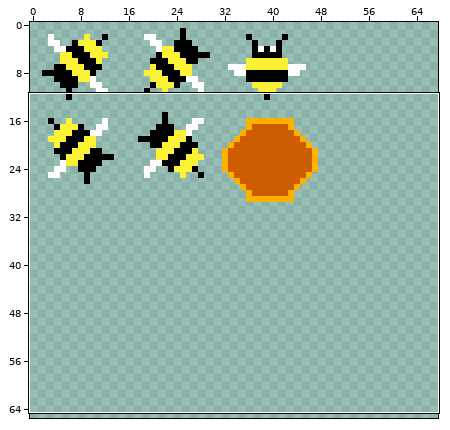
Pixel-art file: assets/overlay_tilemap.aseprite. The picture above shows the old version from afar; the outline marks the close-up.
Close-up. As it was:
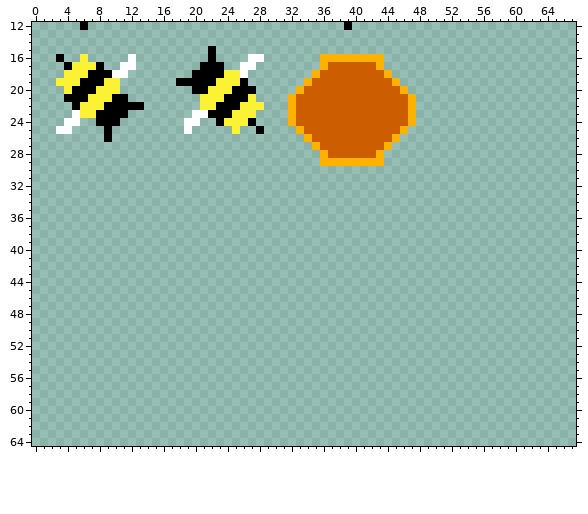
128x128 pixels, 1 frame. Shown: x 0..67, y 12..64. The wide view leaves out empty margins.
After the commit:
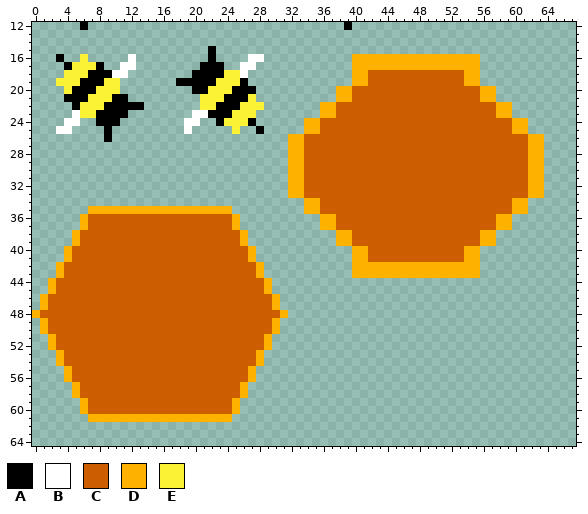
Palette (. is transparent): A #000000  B #ffffff  C #cc5d00  D #ffb100  E #fbf236
Difference:
y 16: x 36..39 DDDD -> ....; x 44..55 ............ -> DDDDDDDDDDDD
y 17: x 36..42 DCCCCCC -> ....DDD; x 44..55 ............ -> DDDDDDDDDDDD
y 18: x 35..41 DCCCCCC -> .....DD; x 44..55 D........... -> CCCCCCCCCCDD
y 19: x 34..41 DCCCCCCC -> ......DD; x 45..55 D.......... -> CCCCCCCCCDD
y 20: x 33..39 DCCCCCC -> .....DD; x 46..57 D........... -> CCCCCCCCCCDD
y 21: x 32..39 DCCCCCCC -> ......DD; x 47..57 D.......... -> CCCCCCCCCDD
y 22..23: x 32..37 DCCCCC -> ....DD; x 47..59 D............ -> CCCCCCCCCCCDD
y 24: x 32..35 DCCC -> ..DD; x 47..61 D.............. -> CCCCCCCCCCCCCDD
y 25: x 33..35 DCC -> .DD; x 46..61 D............... -> CCCCCCCCCCCCCCDD
y 26: x 32..34 ..D -> DDC; x 45..63 D.................. -> CCCCCCCCCCCCCCCCCDD
y 27: x 32..35 ...D -> DDCC; x 44..63 D................... -> CCCCCCCCCCCCCCCCCCDD
y 28: x 32..36 ....D -> DDCCC; x 43..63 D.................... -> CCCCCCCCCCCCCCCCCCCDD
y 29: x 32..63 ....DDDDDDDD.................... -> DDCCCCCCCCCCCCCCCCCCCCCCCCCCCCDD
y 30..33: x 32..63 ................................ -> DDCCCCCCCCCCCCCCCCCCCCCCCCCCCCDD
y 34: x 34..61 ............................ -> DDCCCCCCCCCCCCCCCCCCCCCCCCDD
y 35: x 7..24 .................. -> DDDDDDDDDDDDDDDDDD; x 34..61 ............................ -> DDCCCCCCCCCCCCCCCCCCCCCCCCDD
y 36..37: x 6..25 .................... -> DCCCCCCCCCCCCCCCCCCD; x 36..59 ........................ -> DDCCCCCCCCCCCCCCCCCCCCDD
y 38..39: x 5..26 ...................... -> DCCCCCCCCCCCCCCCCCCCCD; x 38..57 .................... -> DDCCCCCCCCCCCCCCCCDD
y 40..41: x 4..27 ........................ -> DCCCCCCCCCCCCCCCCCCCCCCD; x 40..55 ................ -> DDCCCCCCCCCCCCDD
y 42..43: x 3..28 .......................... -> DCCCCCCCCCCCCCCCCCCCCCCCCD; x 40..55 ................ -> DDDDDDDDDDDDDDDD
y 44..45: x 2..29 ............................ -> DCCCCCCCCCCCCCCCCCCCCCCCCCCD
y 46..47: x 1..30 .............................. -> DCCCCCCCCCCCCCCCCCCCCCCCCCCCCD
y 48: x 0..31 ................................ -> DCCCCCCCCCCCCCCCCCCCCCCCCCCCCCCD
y 49..50: x 1..30 .............................. -> DCCCCCCCCCCCCCCCCCCCCCCCCCCCCD
y 51..52: x 2..29 ............................ -> DCCCCCCCCCCCCCCCCCCCCCCCCCCD
y 53..54: x 3..28 .......................... -> DCCCCCCCCCCCCCCCCCCCCCCCCD
y 55..56: x 4..27 ........................ -> DCCCCCCCCCCCCCCCCCCCCCCD
y 57..58: x 5..26 ...................... -> DCCCCCCCCCCCCCCCCCCCCD
y 59..60: x 6..25 .................... -> DCCCCCCCCCCCCCCCCCCD
y 61: x 7..24 .................. -> DDDDDDDDDDDDDDDDDD
